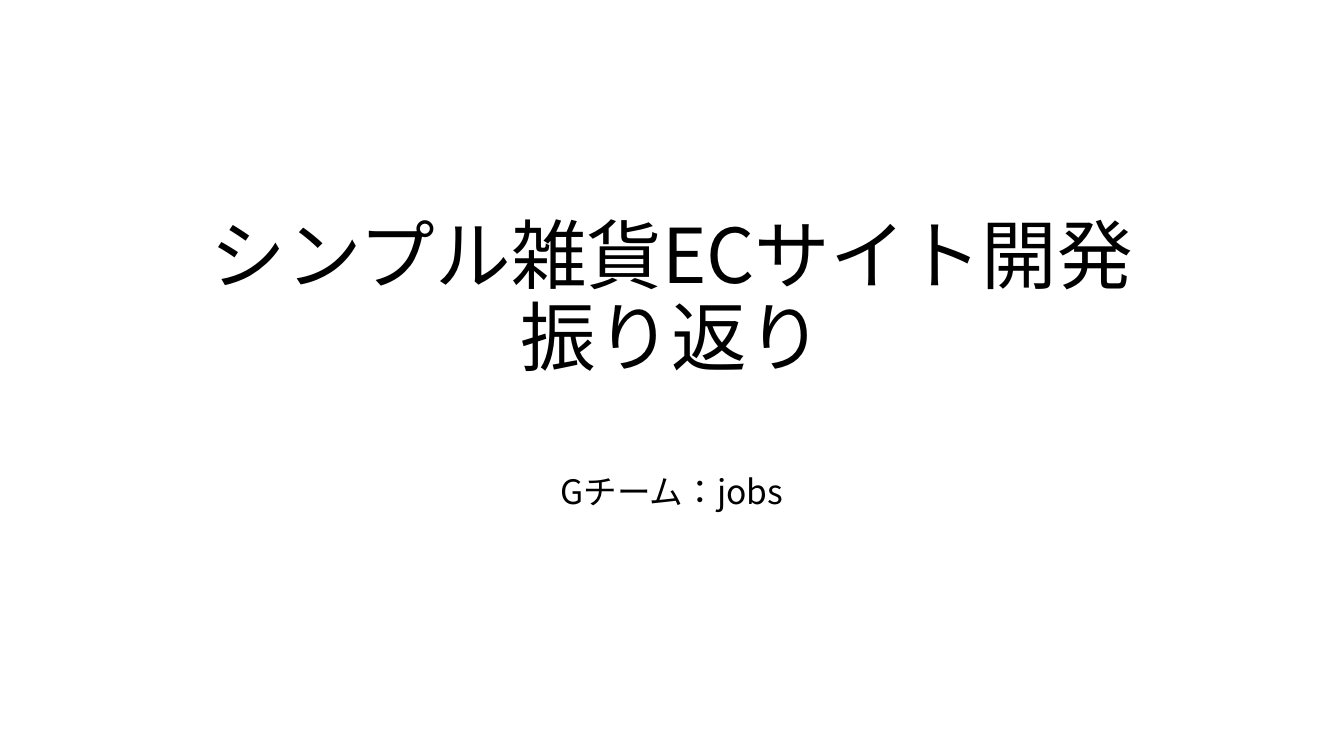
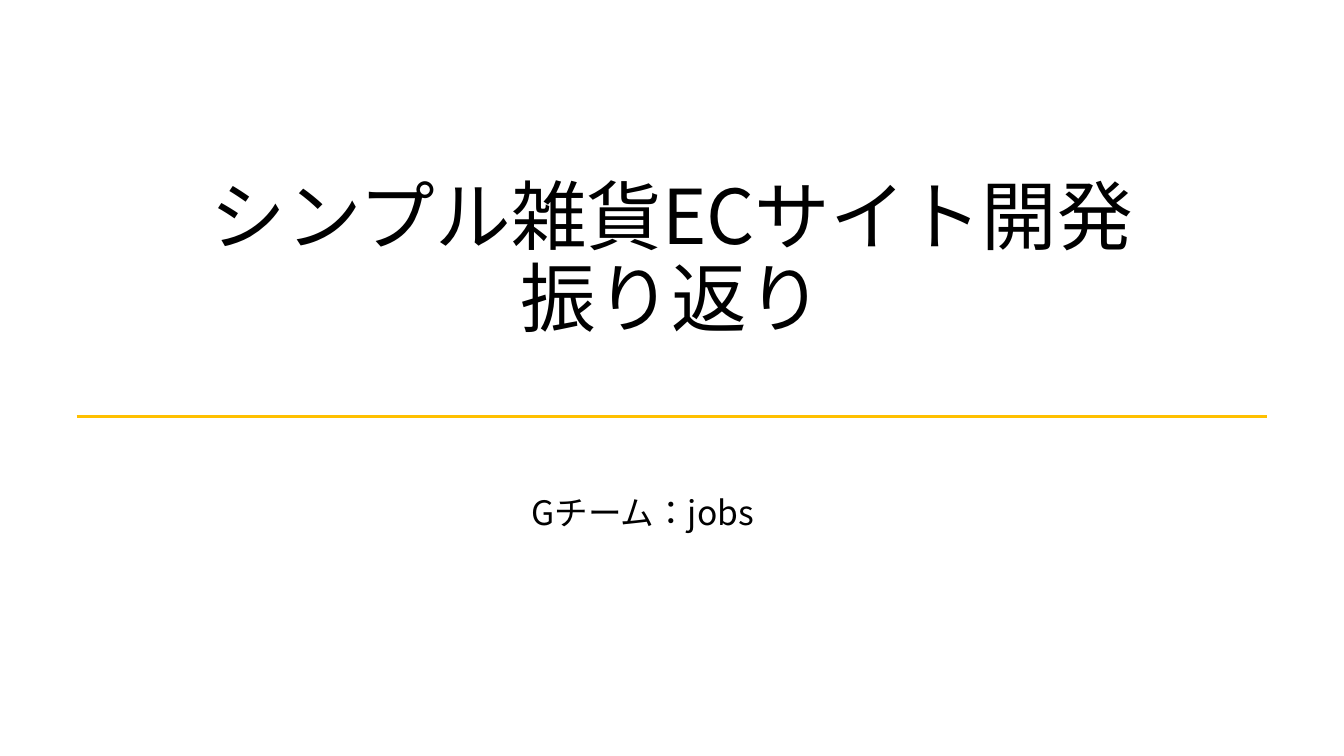
Before and after one commit to kadowakiyuya/simplezakka, a slide deck: slide 1 of 成果発表会/成果発表会.pptx (slide 2 before the commit). Drawn at 1344x756 pixels with LibreOffice and Linux fonts; fonts in the diff are those of the drawing. Boxes give left, top, right and bottom in pixels: in the first picture for what was removed or moved away, otherwise in the second. Text is boxed around its words. In the diff, an @@ line names an element or a change of style, - is before the commit and + after.

```diff
--- a/成果発表会/成果発表会.pptx
+++ b/成果発表会/成果発表会.pptx
@@ title "シンプル雑貨ECサイト開発 振り返り": place and size @@
-title "シンプル雑貨ECサイト開発 振り返り" at <box>211,219,1133,371</box>
+title "シンプル雑貨ECサイト開発 振り返り" at <box>211,180,1133,332</box>
@@ line added from (77, 416) to (1267, 416), #FFC000 1.75 pt @@
@@ subtitle "Gチーム：jobs": place and size @@
-subtitle "Gチーム：jobs" at <box>561,477,784,512</box>
+subtitle "Gチーム：jobs" at <box>531,498,754,533</box>
```
Also in this commit, not shown: 19 other slides changed, 2 slides added, 3 slides removed, 1 other file.
